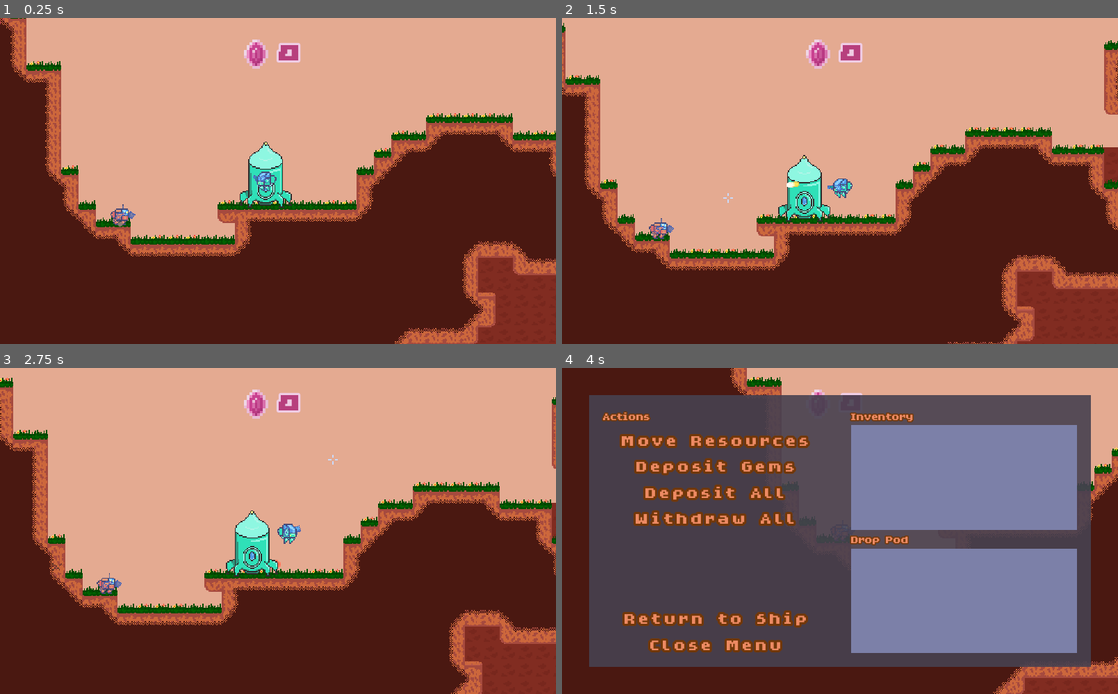
Above: before the commit, frames 1-4 (two rows, left to right).
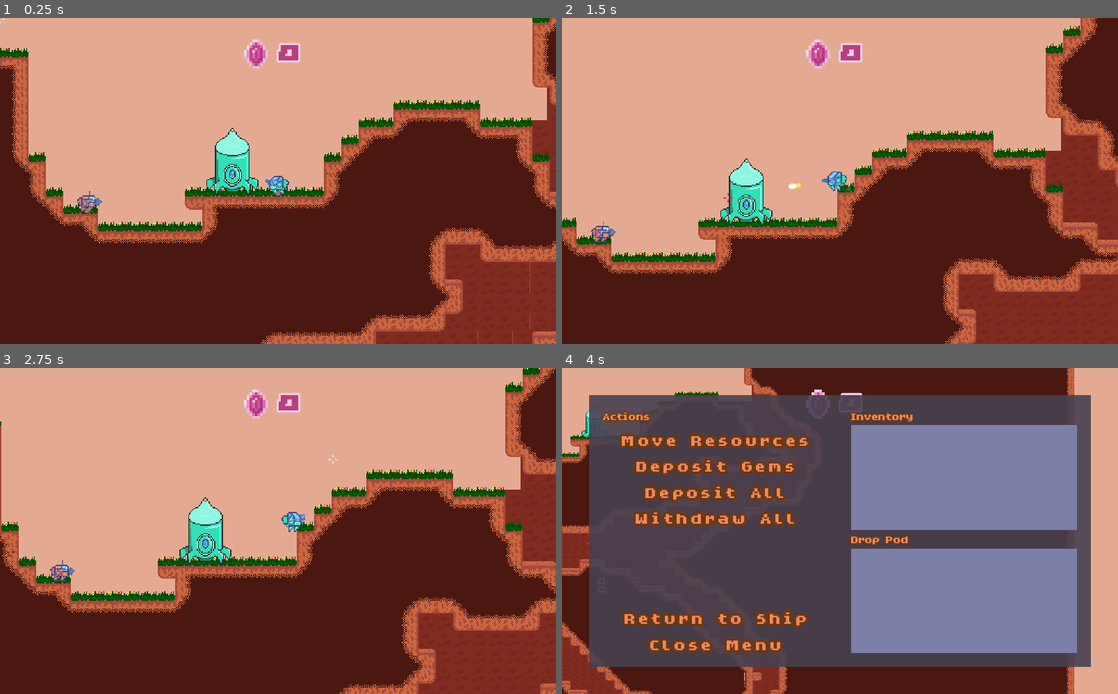
Above: after the commit, the same moments.

Repository: MichaelRRyan/Mecha-Miners
Game: Godot game, scene res://scenes/world/TestWorld.tscn
Two runs of this game, one before a commit and one after it. Both use one fixed random seed, a clock stepped at 60 frames per second and the inputs below. This scene is started directly instead of the project's main scene.
Inputs (mouse positions are in pixels of both pictures, inside the frame that each line leads up to):
- Up to frame 1 (0.25 s): no input
- Up to frame 2 (1.5 s): tap Enter at 0.5 s; move the mouse to (962, 164) at 0.52 s; hold D (move_right) 0.53-1.28 s; hold W (jump) 0.53-1.28 s; move the mouse to (728, 197) at 1.27 s; hold A (move_left) from 1.28 s (still down); click (728, 197) at 1.35 s
- Up to frame 3 (2.75 s): tap W (jump) at 1.52, 1.55, 1.82, 2.3 s; move the mouse to (333, 459) at 2.02 s; release A (move_left) at 2.03 s; hold D (move_right) from 2.03 s (still down); hold Right mouse button (action2) from 2.03 s (still down)
- Up to frame 4 (4 s): move the mouse to (812, 596) at 2.77 s; release Right mouse button (action2) at 2.78 s; tap P (ai_perspective) at 2.85 s; tap W (jump) at 3.02, 3.05, 3.32, 3.77, 3.8 s; move the mouse to (1006, 579) at 3.52 s; release D (move_right) at 3.53 s; hold A (move_left) from 3.53 s (still down); hold E (interact) from 3.53 s (still down)

The runs differ from the first frame. In frame 1, 24% of the frame differs, in the area x 0-100%, y 0-100%; in frame 2, 30%; in frame 3, 28%; in frame 4, 16%.
Error after the commit: Division By Zero in operator '%'. (res://scripts/world/PlayerManager.gd:180)

Commit message:
Added drop pod landing

Diff:
--- a/project.godot
+++ b/project.godot
@@ -136,7 +136,7 @@
 
 config/name="Mecha-Miners"
 config/description="Descend into the depths of volatile planets to claim the crypto treasures of its core before it explodes!"
-run/main_scene="res://scenes/ui/screens/TitleScreen.tscn"
+run/main_scene="res://scenes/world/World.tscn"
 config/icon="res://assets/images/icon/icon.png"
 config/windows_native_icon="res://assets/images/icon/icon.ico"
 
--- a/resources/sprite_frames/mecha_green.tres
+++ b/resources/sprite_frames/mecha_green.tres
@@ -22,6 +22,10 @@
 atlas = ExtResource( 1 )
 region = Rect2( 128, 99, 32, 33 )
 
+[sub_resource type="AtlasTexture" id=2]
+atlas = ExtResource( 1 )
+region = Rect2( 160, 99, 32, 33 )
+
 [sub_resource type="AtlasTexture" id=3]
 atlas = ExtResource( 1 )
 region = Rect2( 96, 99, 32, 33 )
@@ -38,10 +42,6 @@
 atlas = ExtResource( 1 )
 region = Rect2( 128, 99, 32, 33 )
 
-[sub_resource type="AtlasTexture" id=2]
-atlas = ExtResource( 1 )
-region = Rect2( 160, 99, 32, 33 )
-
 [resource]
 animations = [ {
 "frames": [ SubResource( 1 ) ],
@@ -54,13 +54,13 @@
 "name": "walk",
 "speed": 15.0
 }, {
+"frames": [ SubResource( 2 ) ],
+"loop": true,
+"name": "jump",
+"speed": 5.0
+}, {
 "frames": [ SubResource( 3 ), SubResource( 4 ), SubResource( 5 ), SubResource( 6 ) ],
 "loop": true,
 "name": "walk_reversed",
 "speed": 15.0
-}, {
-"frames": [ SubResource( 2 ) ],
-"loop": true,
-"name": "jump",
-"speed": 5.0
 } ]
--- /dev/null
+++ b/scenes/entities/FollowPoint.tscn
@@ -0,0 +1,7 @@
+[gd_scene load_steps=2 format=2]
+
+[ext_resource path="res://scripts/misc/FollowPoint.gd" type="Script" id=1]
+
+[node name="FollowPoint" type="Node2D"]
+script = ExtResource( 1 )
+dampener = 0.25
--- a/scenes/entities/Player.tscn
+++ b/scenes/entities/Player.tscn
@@ -5,3 +5,4 @@
 
 [node name="Player" instance=ExtResource( 1 )]
 script = ExtResource( 2 )
+_max_speed = 75.0
--- a/scenes/equipment/Jetpack.tscn
+++ b/scenes/equipment/Jetpack.tscn
@@ -1,45 +1,13 @@
-[gd_scene load_steps=7 format=2]
+[gd_scene load_steps=4 format=2]
 
-[ext_resource path="res://assets/images/particle_small.png" type="Texture" id=1]
+[ext_resource path="res://scenes/vfx/JetpackParticlesSmall.tscn" type="PackedScene" id=1]
 [ext_resource path="res://scripts/equipment/Jetpack.gd" type="Script" id=2]
-[ext_resource path="res://assets/images/particle.png" type="Texture" id=3]
-
-[sub_resource type="Gradient" id=1]
-colors = PoolColorArray( 1, 1, 1, 1, 0.625, 0.625, 0.625, 0 )
-
-[sub_resource type="GradientTexture" id=2]
-gradient = SubResource( 1 )
-
-[sub_resource type="ParticlesMaterial" id=3]
-flag_disable_z = true
-direction = Vector3( 0, 1, 0 )
-spread = 20.0
-gravity = Vector3( 0, -10, 0 )
-initial_velocity = 100.0
-orbit_velocity = 0.0
-orbit_velocity_random = 0.0
-damping = 80.0
-color = Color( 1, 0.219608, 0, 0.768627 )
-color_ramp = SubResource( 2 )
-hue_variation = 0.45
-hue_variation_random = 0.5
+[ext_resource path="res://scenes/vfx/JetpackParticlesLarge.tscn" type="PackedScene" id=3]
 
 [node name="Jetpack" type="Node2D"]
 z_index = -1
 script = ExtResource( 2 )
 
-[node name="ParticlesLarge" type="Particles2D" parent="."]
-z_index = -100
-emitting = false
-amount = 5
-local_coords = false
-process_material = SubResource( 3 )
-texture = ExtResource( 3 )
+[node name="ParticlesLarge" parent="." instance=ExtResource( 3 )]
 
-[node name="ParticlesSmall" type="Particles2D" parent="."]
-z_index = -100
-emitting = false
-amount = 6
-local_coords = false
-process_material = SubResource( 3 )
-texture = ExtResource( 1 )
+[node name="ParticlesSmall" parent="." instance=ExtResource( 1 )]
--- a/scenes/ui/screens/TitleScreen.tscn
+++ b/scenes/ui/screens/TitleScreen.tscn
@@ -22,10 +22,6 @@
 script = ExtResource( 3 )
 
 [node name="UIScreenBackground" parent="." instance=ExtResource( 4 )]
-anchor_left = -0.5
-anchor_top = -0.5
-anchor_right = 1.5
-anchor_bottom = 1.5
 grow_horizontal = 2
 grow_vertical = 2
 size_flags_horizontal = 3
--- /dev/null
+++ b/scenes/vfx/JetpackParticlesLarge.tscn
@@ -0,0 +1,31 @@
+[gd_scene load_steps=5 format=2]
+
+[ext_resource path="res://assets/images/particle.png" type="Texture" id=1]
+
+[sub_resource type="Gradient" id=1]
+colors = PoolColorArray( 1, 1, 1, 1, 0.625, 0.625, 0.625, 0 )
+
+[sub_resource type="GradientTexture" id=2]
+gradient = SubResource( 1 )
+
+[sub_resource type="ParticlesMaterial" id=3]
+flag_disable_z = true
+direction = Vector3( 0, 1, 0 )
+spread = 20.0
+gravity = Vector3( 0, -10, 0 )
+initial_velocity = 100.0
+orbit_velocity = 0.0
+orbit_velocity_random = 0.0
+damping = 80.0
+color = Color( 1, 0.219608, 0, 0.768627 )
+color_ramp = SubResource( 2 )
+hue_variation = 0.45
+hue_variation_random = 0.5
+
+[node name="ParticlesLarge" type="Particles2D"]
+z_index = -100
+emitting = false
+amount = 5
+local_coords = false
+process_material = SubResource( 3 )
+texture = ExtResource( 1 )
--- /dev/null
+++ b/scenes/vfx/JetpackParticlesSmall.tscn
@@ -0,0 +1,31 @@
+[gd_scene load_steps=5 format=2]
+
+[ext_resource path="res://assets/images/particle_small.png" type="Texture" id=1]
+
+[sub_resource type="Gradient" id=1]
+colors = PoolColorArray( 1, 1, 1, 1, 0.625, 0.625, 0.625, 0 )
+
+[sub_resource type="GradientTexture" id=2]
+gradient = SubResource( 1 )
+
+[sub_resource type="ParticlesMaterial" id=3]
+flag_disable_z = true
+direction = Vector3( 0, 1, 0 )
+spread = 20.0
+gravity = Vector3( 0, -10, 0 )
+initial_velocity = 100.0
+orbit_velocity = 0.0
+orbit_velocity_random = 0.0
+damping = 80.0
+color = Color( 1, 0.219608, 0, 0.768627 )
+color_ramp = SubResource( 2 )
+hue_variation = 0.45
+hue_variation_random = 0.5
+
+[node name="ParticlesSmall" type="Particles2D"]
+z_index = -100
+emitting = false
+amount = 6
+local_coords = false
+process_material = SubResource( 3 )
+texture = ExtResource( 1 )
--- a/scenes/world/DropPod.tscn
+++ b/scenes/world/DropPod.tscn
@@ -1,7 +1,9 @@
-[gd_scene load_steps=5 format=2]
+[gd_scene load_steps=13 format=2]
 
 [ext_resource path="res://assets/images/sprite_sheet.png" type="Texture" id=1]
 [ext_resource path="res://scripts/world/DropPod.gd" type="Script" id=2]
+[ext_resource path="res://assets/images/particle.png" type="Texture" id=5]
+[ext_resource path="res://assets/images/particle_small.png" type="Texture" id=6]
 
 [sub_resource type="RectangleShape2D" id=1]
 extents = Vector2( 24, 29.5 )
@@ -9,9 +11,52 @@
 [sub_resource type="RectangleShape2D" id=2]
 extents = Vector2( 32, 32 )
 
+[sub_resource type="Gradient" id=4]
+colors = PoolColorArray( 1, 1, 1, 1, 0.625, 0.625, 0.625, 0 )
+
+[sub_resource type="GradientTexture" id=5]
+gradient = SubResource( 4 )
+
+[sub_resource type="ParticlesMaterial" id=8]
+emission_shape = 2
+emission_box_extents = Vector3( 7, 0, 0 )
+flag_disable_z = true
+direction = Vector3( 0, 1, 0 )
+spread = 20.0
+gravity = Vector3( 0, -10, 0 )
+initial_velocity = 440.0
+orbit_velocity = 0.0
+orbit_velocity_random = 0.0
+damping = 80.0
+color = Color( 1, 0.219608, 0, 0.768627 )
+color_ramp = SubResource( 5 )
+hue_variation = 0.45
+hue_variation_random = 0.5
+
+[sub_resource type="Gradient" id=6]
+colors = PoolColorArray( 1, 1, 1, 1, 0.625, 0.625, 0.625, 0 )
+
+[sub_resource type="GradientTexture" id=7]
+gradient = SubResource( 6 )
+
+[sub_resource type="ParticlesMaterial" id=9]
+emission_shape = 2
+emission_box_extents = Vector3( 7, 0, 0 )
+flag_disable_z = true
+direction = Vector3( 0, 1, 0 )
+spread = 20.0
+gravity = Vector3( 0, -10, 0 )
+initial_velocity = 440.0
+orbit_velocity = 0.0
+orbit_velocity_random = 0.0
+damping = 80.0
+color = Color( 1, 0.219608, 0, 0.768627 )
+color_ramp = SubResource( 7 )
+hue_variation = 0.45
+hue_variation_random = 0.5
+
 [node name="DropPod" type="KinematicBody2D"]
 pause_mode = 2
-position = Vector2( 64, 98 )
 z_index = -50
 collision_layer = 0
 script = ExtResource( 2 )
@@ -32,5 +77,44 @@
 [node name="CollisionShape2D" type="CollisionShape2D" parent="PlayerDetector"]
 shape = SubResource( 2 )
 
+[node name="RayCast2D" type="RayCast2D" parent="."]
+cast_to = Vector2( 0, 500 )
+
+[node name="ParticlesLarge" type="Particles2D" parent="."]
+position = Vector2( 0, 30 )
+z_index = -120
+z_as_relative = false
+amount = 15
+local_coords = false
+process_material = SubResource( 8 )
+texture = ExtResource( 5 )
+
+[node name="ParticlesSmall" type="Particles2D" parent="."]
+position = Vector2( 0, 30 )
+z_index = -120
+z_as_relative = false
+amount = 15
+local_coords = false
+process_material = SubResource( 9 )
+texture = ExtResource( 6 )
+
+[node name="Raycasts" type="Node2D" parent="."]
+
+[node name="RayCast1" type="RayCast2D" parent="Raycasts"]
+position = Vector2( -24, 30 )
+cast_to = Vector2( 0, 8 )
+
+[node name="RayCast2" type="RayCast2D" parent="Raycasts"]
+position = Vector2( -8, 30 )
+cast_to = Vector2( 0, 8 )
+
+[node name="RayCast3" type="RayCast2D" parent="Raycasts"]
+position = Vector2( 8, 30 )
+cast_to = Vector2( 0, 8 )
+
+[node name="RayCast4" type="RayCast2D" parent="Raycasts"]
+position = Vector2( 24, 30 )
+cast_to = Vector2( 0, 8 )
+
 [connection signal="body_entered" from="PlayerDetector" to="." method="_on_PlayerDetector_body_entered"]
 [connection signal="body_exited" from="PlayerDetector" to="." method="_on_PlayerDetector_body_exited"]
--- a/scenes/world/Terrain.tscn
+++ b/scenes/world/Terrain.tscn
@@ -11,7 +11,7 @@
 script = ExtResource( 2 )
 
 [node name="Background" type="TileMap" parent="."]
-z_index = -1
+z_index = -50
 tile_set = ExtResource( 5 )
 cell_size = Vector2( 16, 16 )
 format = 1
--- a/scenes/world/World.tscn
+++ b/scenes/world/World.tscn
@@ -1,20 +1,15 @@
-[gd_scene load_steps=12 format=2]
+[gd_scene load_steps=7 format=2]
 
 [ext_resource path="res://scenes/world/Terrain.tscn" type="PackedScene" id=1]
 [ext_resource path="res://scenes/ui/components/Cursor.tscn" type="PackedScene" id=2]
-[ext_resource path="res://scenes/entities/BattleMinerBot.tscn" type="PackedScene" id=3]
 [ext_resource path="res://scripts/world/PlayerManager.gd" type="Script" id=4]
 [ext_resource path="res://scripts/world/BulletManager.gd" type="Script" id=5]
-[ext_resource path="res://scenes/entities/Player.tscn" type="PackedScene" id=6]
 [ext_resource path="res://scenes/world/WorldGenerator.tscn" type="PackedScene" id=7]
-[ext_resource path="res://scripts/misc/FollowPoint.gd" type="Script" id=8]
 [ext_resource path="res://scenes/ui/components/GUIManager.tscn" type="PackedScene" id=9]
-[ext_resource path="res://scenes/world/DropPod.tscn" type="PackedScene" id=10]
-[ext_resource path="res://scenes/entities/MinerBot.tscn" type="PackedScene" id=11]
 
 [node name="World" type="Node2D"]
 
-[node name="GUIManager" parent="." instance=ExtResource( 9 )]
+[node name="GUIManager" parent="." groups=["gui_manager"] instance=ExtResource( 9 )]
 
 [node name="Terrain" parent="." instance=ExtResource( 1 )]
 
@@ -26,51 +21,17 @@
 [node name="SpawnPoint" type="Node2D" parent="PlayerManager"]
 position = Vector2( 957, -42 )
 
-[node name="Player" parent="PlayerManager" instance=ExtResource( 6 )]
-_max_speed = 100.0
-
-[node name="FollowPoint" type="Node2D" parent="PlayerManager/Player"]
-script = ExtResource( 8 )
-dampener = 0.25
-
-[node name="Camera2D" type="Camera2D" parent="PlayerManager/Player/FollowPoint" groups=["main_camera"]]
+[node name="Camera2D" type="Camera2D" parent="PlayerManager" groups=["main_camera"]]
 scale = Vector2( 2, 2 )
 current = true
 zoom = Vector2( 0.75, 0.75 )
 limit_left = 0
-limit_top = -100
+limit_top = -2900
 limit_right = 2400
 limit_bottom = 5600
 limit_smoothed = true
 smoothing_enabled = true
 smoothing_speed = 3.8
-
-[node name="BattleMinerBot" parent="PlayerManager" instance=ExtResource( 3 )]
-position = Vector2( 327, 43 )
-
-[node name="BattleMinerBot2" parent="PlayerManager" instance=ExtResource( 3 )]
-position = Vector2( 863, 55 )
-
-[node name="BattleMinerBot3" parent="PlayerManager" instance=ExtResource( 3 )]
-position = Vector2( 1389, 89 )
-
-[node name="BattleMinerBot4" parent="PlayerManager" instance=ExtResource( 3 )]
-position = Vector2( 2065, 69 )
-
-[node name="MinerBot" parent="PlayerManager" instance=ExtResource( 11 )]
-position = Vector2( 2257, 45 )
-
-[node name="MinerBot2" parent="PlayerManager" instance=ExtResource( 11 )]
-position = Vector2( 161, 57 )
-
-[node name="MinerBot3" parent="PlayerManager" instance=ExtResource( 11 )]
-position = Vector2( 575, 39 )
-
-[node name="MinerBot4" parent="PlayerManager" instance=ExtResource( 11 )]
-position = Vector2( 1067, 67 )
-
-[node name="MinerBot5" parent="PlayerManager" instance=ExtResource( 11 )]
-position = Vector2( 1705, 93 )
 
 [node name="BulletManager" type="Node2D" parent="." groups=["bullet_manager"]]
 script = ExtResource( 5 )
@@ -80,10 +41,4 @@
 
 [node name="Particles" type="Node2D" parent="." groups=["particle_container"]]
 
-[node name="DropPod" parent="." instance=ExtResource( 10 )]
-position = Vector2( 960, -53 )
-
 [connection signal="menu_toggled" from="GUIManager" to="Cursor" method="_on_GUIManager_menu_toggled"]
-[connection signal="crystal_amount_changed" from="PlayerManager/Player" to="GUIManager" method="_on_Player_crystal_amount_changed"]
-[connection signal="new_velocity" from="PlayerManager/Player" to="PlayerManager/Player/FollowPoint" method="_on_Player_new_velocity"]
-[connection signal="menu_toggled" from="DropPod" to="GUIManager" method="_on_DropPod_menu_toggled"]
--- a/scripts/misc/FollowPoint.gd
+++ b/scripts/misc/FollowPoint.gd
@@ -4,7 +4,7 @@
 
 
 # ------------------------------------------------------------------------------
-func _on_Player_new_velocity(velocity):
+func _on_Target_new_velocity(velocity):
 	position = velocity * dampener
 
 
--- a/scripts/misc/Network.gd
+++ b/scripts/misc/Network.gd
@@ -158,7 +158,7 @@
 # ------------------------------------------------------------------------------
 func _peer_disconnected(peer_id):
 	# TODO: Remove player instance.
-	_player_data.erase(peer_id)
+	var _r = _player_data.erase(peer_id)
 	emit_signal("player_disconnected", peer_id)
 	print("Peer " + str(peer_id) + " Disconnected")
 
--- a/scripts/world/DropPod.gd
+++ b/scripts/world/DropPod.gd
@@ -1,11 +1,17 @@
 extends KinematicBody2D
 
-signal menu_toggled
+signal new_velocity()
+signal menu_toggled()
 
 export var gravity = 60.0
+export var max_vertical_speed = 400.0
 
 var velocity = Vector2.ZERO
 var player_in_range = false
+var ground_height = -1
+var _landed = false
+
+var _terrain : Terrain = null
 
 
 # -----------------------------------------------------------------------------
@@ -15,8 +21,12 @@
 		and (not Network.is_online or body.is_network_master())):
 			player_in_range = true
 
+	var terrains = get_tree().get_nodes_in_group("terrain")
+	if terrains and not terrains.empty():
+		_terrain = terrains.front()
 
-# -----------------------------------------------------------------------------
+
+# ------------------------------------------------------------------------------
 func _on_PlayerDetector_body_exited(body):
 	# Checks if the body is a non remote player.
 	if (body.is_in_group("player")
@@ -24,13 +34,58 @@
 			player_in_range = false
 
 
-# -----------------------------------------------------------------------------
+# ------------------------------------------------------------------------------
 func _input(event):
 	if event.is_action_pressed("interact"):
 		emit_signal("menu_toggled")
 
-# -----------------------------------------------------------------------------
+
+# ------------------------------------------------------------------------------
 func _physics_process(delta):
 	if not get_tree().paused:
+
+		if not _landed:
+			if velocity.y > 0.0:
+				if ground_height == -1:
+					$RayCast2D.force_raycast_update()
+					if $RayCast2D.is_colliding():
+						var collider = $RayCast2D.get_collider()
+						if collider.is_in_group("terrain"):
+							ground_height = $RayCast2D.get_collision_point().y
+				else:
+					var dist = ground_height - position.y
+					var interp = 1.0 - (dist / $RayCast2D.cast_to.y)
+					velocity.y -= velocity.y * 2 * interp * delta
+
+					_handle_rays()
+
 		velocity.y += gravity * delta
+
+		if velocity.y > max_vertical_speed:
+			velocity.y = max_vertical_speed
+
+		emit_signal("new_velocity", velocity)
 		velocity = move_and_slide(velocity, Vector2.UP)
+
+
+# ------------------------------------------------------------------------------
+func _handle_rays():
+	var hitting = []
+	for raycast in $Raycasts.get_children():
+		raycast.force_raycast_update()
+		if raycast.is_colliding() and raycast.get_collider().is_in_group("terrain"):
+			hitting.append(raycast)
+
+	if _terrain != null and not hitting.empty() and hitting.size() < 4:
+		for raycast in hitting:
+			var pos = raycast.global_position + raycast.cast_to
+			var cell = _terrain.world_to_map(pos)
+			_terrain.damage_tile(cell, 1000)
+
+	elif hitting.size() == 4:
+		_landed = true
+		$ParticlesLarge.emitting = false
+		$ParticlesSmall.emitting = false
+
+
+# ------------------------------------------------------------------------------
--- a/scripts/world/PlayerManager.gd
+++ b/scripts/world/PlayerManager.gd
@@ -1,66 +1,115 @@
 extends Node2D
 
 onready var PlayerScene = preload("res://scenes/entities/Player.tscn")
+onready var FollowPointScene = preload("res://scenes/entities/FollowPoint.tscn")
+
+onready var BattleMinerBotScene = preload("res://scenes/entities/BattleMinerBot.tscn")
+onready var MinerBotScene = preload("res://scenes/entities/MinerBot.tscn")
+
+onready var DropPodScene = preload("res://scenes/world/DropPod.tscn")
 
 export var base_player_health : float = 5.0
 
 var spawn_point : Vector2 = Vector2.ZERO
 var players = {} # Peer id: player instance
-var local_player = null
 var _entities = []
-var _main_camera = null
+var _main_camera : Camera2D = null
 var _focused_entity_id = 0
 
-
-# -----------------------------------------------------------------------------
-func get_local_player():
-	return local_player
+var _local_player = null
+var _local_follow_point = null
+var _local_drop_pod = null
 
 
-# -----------------------------------------------------------------------------
+# ------------------------------------------------------------------------------
+func get_local_player():
+	return _local_player
+
+
+# ------------------------------------------------------------------------------
 func _ready():
-	_entities = get_tree().get_nodes_in_group("entity")
-	for entity in _entities:
-		var _r = entity.connect("died", self, "_on_player_died", [entity])
+#	_entities = get_tree().get_nodes_in_group("entity")
+#	for entity in _entities:
+#		var _r = entity.connect("died", self, "_on_player_died", [entity])
 
 	spawn_point = $SpawnPoint.position
-	local_player = $Player
-	local_player.position = spawn_point
+	#local_player = $Player
+	#local_player.position = spawn_point
 
+	# Connects to the networking signals.
 	var _r
 	_r = Network.connect("player_connected", self, "_on_player_connected")
 	_r = Network.connect("player_disconnected", self, "_on_player_disconnected")
 	_r = Network.connect("connection_succeeded", self, "_on_connection_succeeded")
 	_r = Network.connect("server_opened", self, "_on_server_opened")
 
+	# Gets the main camera.
 	var main_cameras = get_tree().get_nodes_in_group("main_camera")
 	if main_cameras != null and not main_cameras.empty():
 		_main_camera = main_cameras.front()
 
+	# If offline, spawn the first few entities.
+	if Network.state == Network.State.Offline:
+		_spawn_first_entities()
 
-# -----------------------------------------------------------------------------
+
+# ------------------------------------------------------------------------------
+func _spawn_first_entities():
+
+	# Spawns the player.
+	_local_player = PlayerScene.instance()
+
+	# Defines the world width and left/right buffer.
+	var world_width = 150
+	var buffer = 10
+	var spawn_height = -3000
+
+	# Spawns and positions the drop pod.
+	_local_drop_pod = DropPodScene.instance()
+	add_child(_local_drop_pod)
+
+	var x = randi() % (world_width - buffer * 2) + buffer
+	_local_drop_pod.position = Vector2(x * 16.0, spawn_height)
+
+	# Spawns the follow point and adds it to the drop pod.
+	_local_follow_point = FollowPointScene.instance()
+	_local_drop_pod.add_child(_local_follow_point)
+	_local_drop_pod.connect("new_velocity", _local_follow_point, "_on_Target_new_velocity")
+
+	# Adds the camera to the drop pod's follow point.
+	remove_child(_main_camera)
+	_local_follow_point.add_child(_main_camera)
+	_main_camera.position = Vector2.ZERO
+
+	# TODO: Spawn the bots.
+	var num_bots = randi() % 5 + 1
+	for i in num_bots:
+		pass
+
+
+# ------------------------------------------------------------------------------
 func _on_player_connected(peer_id):
 	create_player(peer_id)
 
 
-# -----------------------------------------------------------------------------
+# ------------------------------------------------------------------------------
 func _on_player_disconnected(peer_id):
 	var player = get_node(str(peer_id))
 	if player: player.queue_free()
 
 
-# -----------------------------------------------------------------------------
+# ------------------------------------------------------------------------------
 func _on_connection_succeeded():
-	local_player.position = spawn_point
+	_local_player.position = spawn_point
 	setup_player_for_network()
 
 
-# -----------------------------------------------------------------------------
+# ------------------------------------------------------------------------------
 func _on_server_opened():
 	setup_player_for_network()
 
 
-# -----------------------------------------------------------------------------
+# ------------------------------------------------------------------------------
 func setup_player_for_network():
 	var player = get_node("Player")
 	if player:
@@ -70,7 +119,7 @@
 		players[id] = player
 
 
-# -----------------------------------------------------------------------------
+# ------------------------------------------------------------------------------
 func create_player(peer_id):
 	var player = PlayerScene.instance()
 	player.set_name(str(peer_id))
@@ -80,7 +129,7 @@
 	add_child(player)
 
 
-# -----------------------------------------------------------------------------
+# ------------------------------------------------------------------------------
 func _on_player_died(player : Node2D):
 	player.position = spawn_point
 	player.health = base_player_health
@@ -92,18 +141,18 @@
 	respawn_timer.start(3.0)
 
 
-# -----------------------------------------------------------------------------
+# ------------------------------------------------------------------------------
 func _on_respawn_timer_timout(player : Node2D, respawn_timer : Timer):
 	player.respawn_complete()
 	respawn_timer.queue_free()
 
 
-# -----------------------------------------------------------------------------
+# ------------------------------------------------------------------------------
 func get_player_by_peer_id(peer_id):
 	return players[peer_id]
 
 
-# -----------------------------------------------------------------------------
+# ------------------------------------------------------------------------------
 func get_entity_by_rid(rid):
 	var matching_entity = null
 
--- a/scripts/world/WorldGenerator.gd
+++ b/scripts/world/WorldGenerator.gd
@@ -397,7 +397,6 @@
 	if cams and not cams.empty():
 		var cam : Camera2D = cams.front()
 
-		cam.limit_top = -100
 		cam.limit_left = 0
 		cam.limit_right = width * 16
 		cam.limit_bottom = (cave_height + ground_height) * 16
